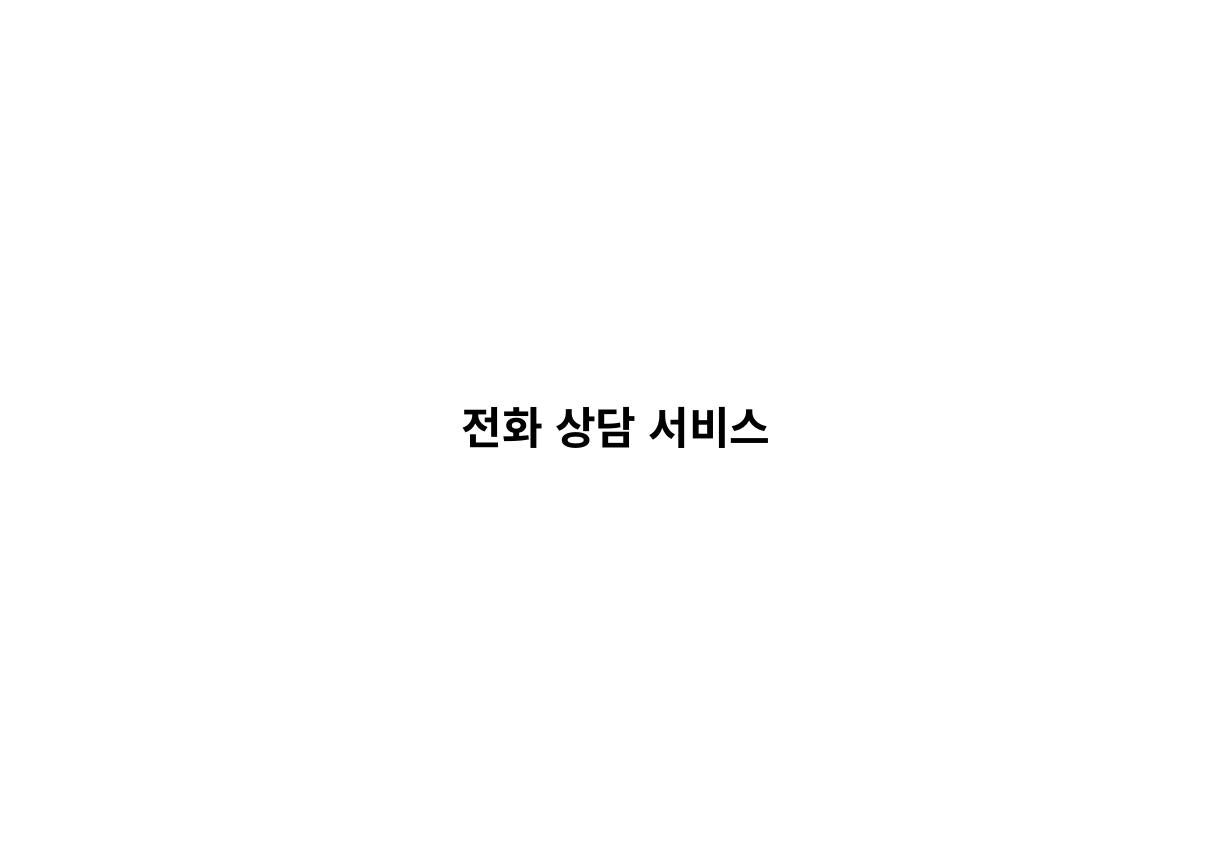
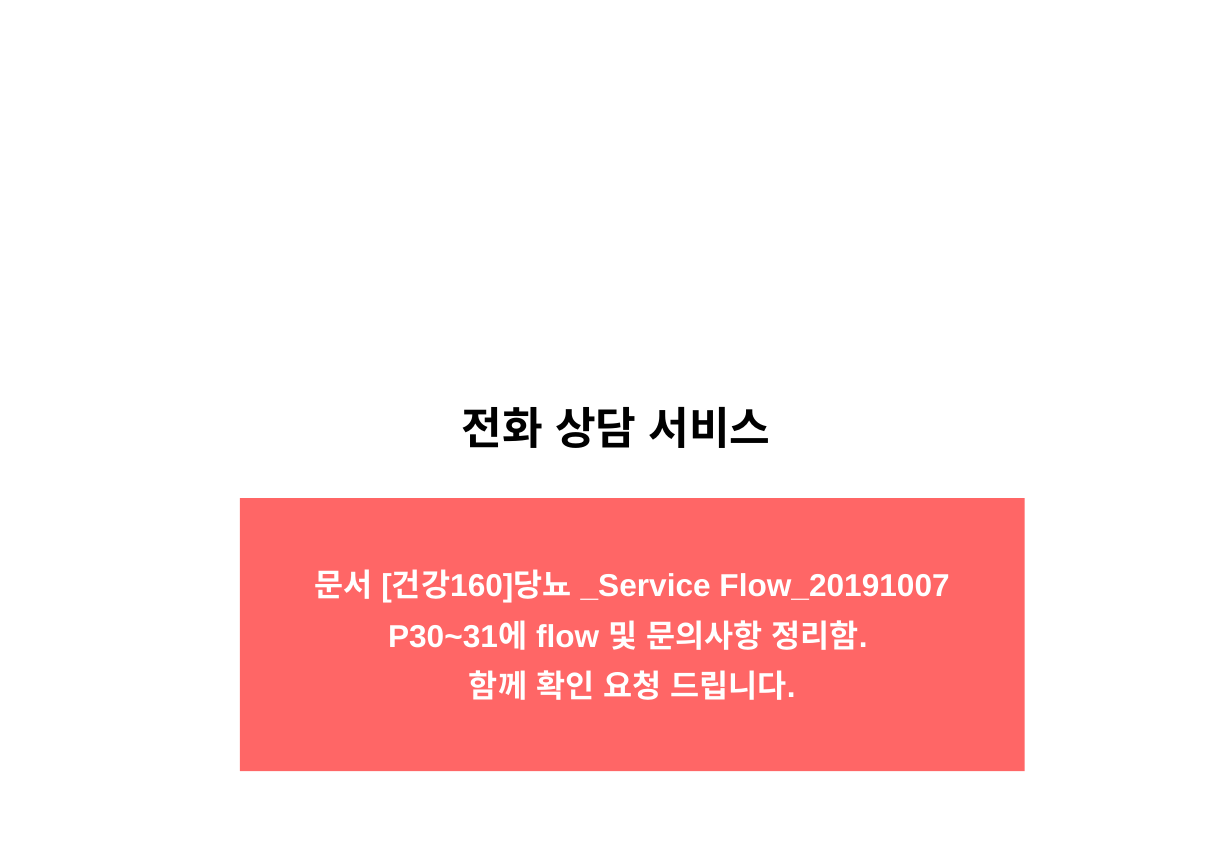
Before and after one commit to windsoccer/H160, a slide deck: slide 7 of 01 기획/03. 상담 서비스 Flow_健康160_상담 서비스 Flow_2019029.pptx (slide 8 before the commit). Drawn at 1232x853 pixels with LibreOffice and Linux fonts; fonts in the diff are those of the drawing. Boxes give left, top, right and bottom in pixels: in the first picture for what was removed or moved away, otherwise in the second. Text is boxed around its words. In the diff, an @@ line names an element or a change of style, - is before the commit and + after.

Commit message:
문의 내용 추가

```diff
--- a/01 기획/03. 상담 서비스 Flow_健康160_상담 서비스 Flow_2019029.pptx
+++ b/01 기획/03. 상담 서비스 Flow_健康160_상담 서비스 Flow_2019029.pptx
@@ rectangle added at (240,498,1025,771), fill #FF0000 at 60% opacity, 20 pt, text #FFFFFF, bold @@
+문서 [건강160]당뇨 _Service Flow_20191007
+P30~31에 flow 및 문의사항 정리함.
+함께 확인 요청 드립니다.
```
Also in this commit, not shown: 14 other slides changed, 1 slide removed.
